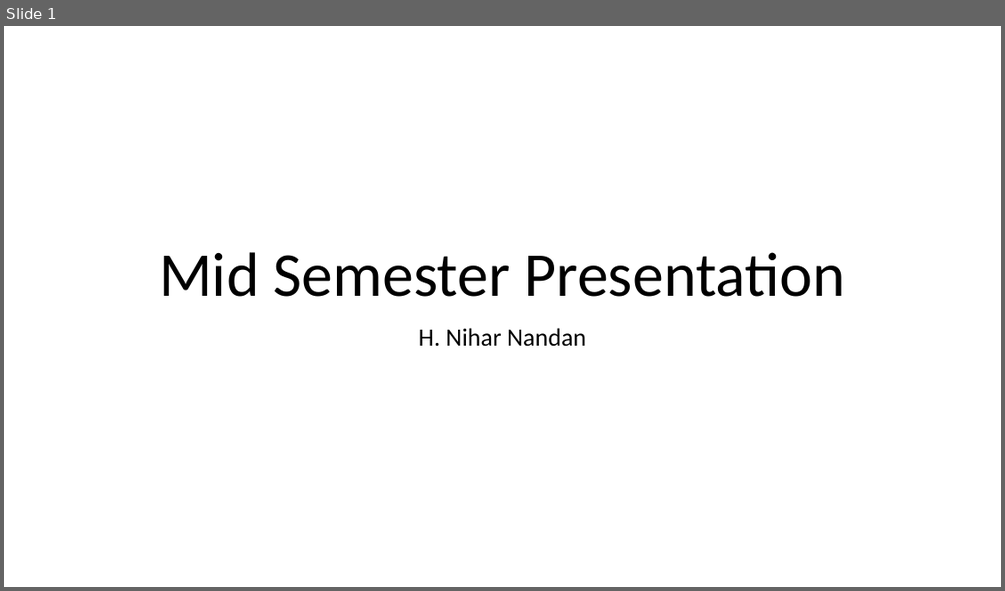
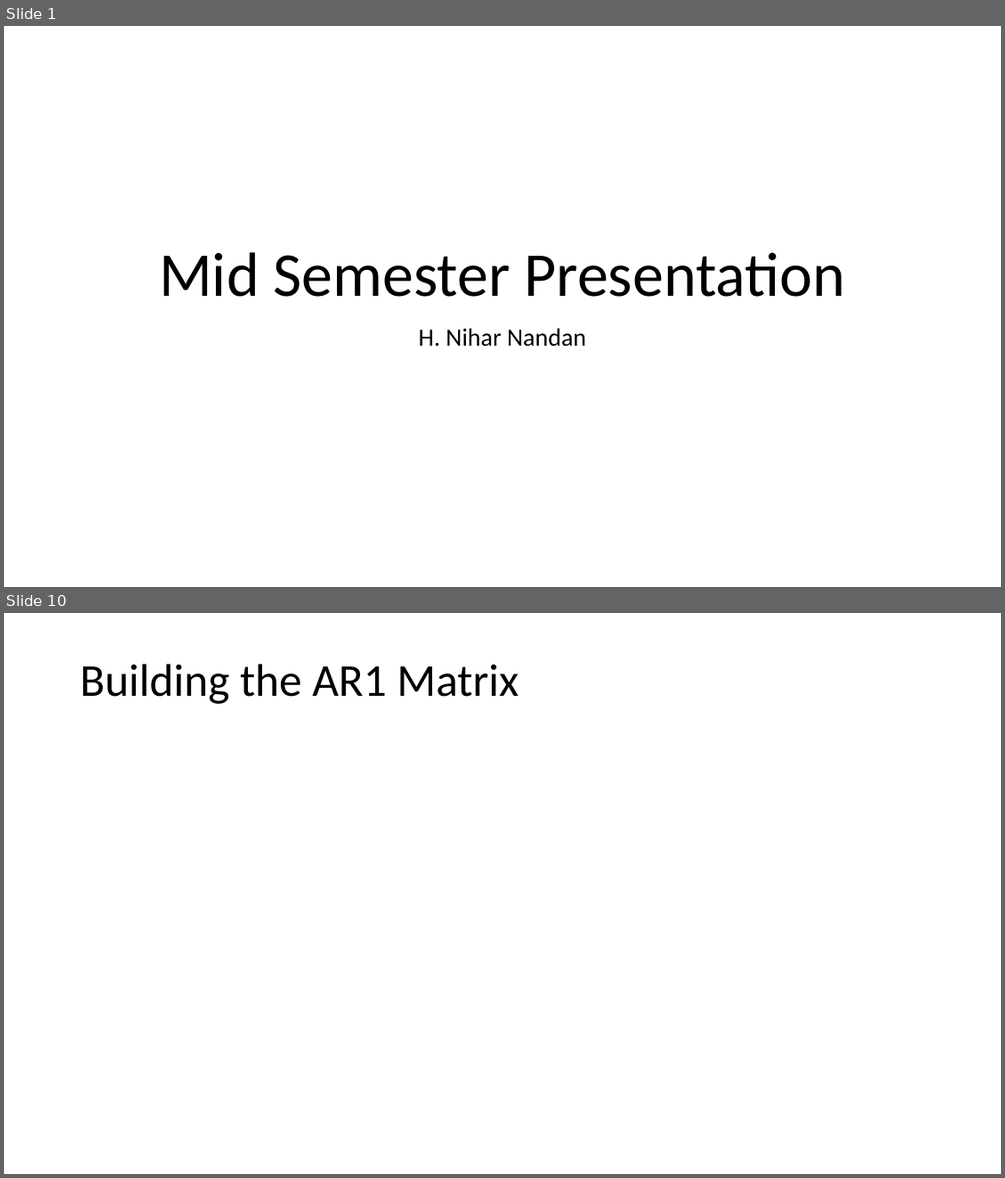
Before and after one commit to niharnandan/thesis, a slide deck: Mid Semester Presentation.pptx. Shown one above the other, each under a label of ours: slide 1 before the commit, slides 1 and 10 after it; the slides between them are not shown. The pictures are 1005x591 and 1005x1178 pixels, drawn with LibreOffice and Linux fonts; fonts in the diff are those of the drawing; grey boxes stand for pictures. Boxes give left, top, right and bottom in pixels: in the first picture for what was removed or moved away, otherwise in the second. Text is boxed around its words. In the diff, an @@ line names an element or a change of style, - is before the commit and + after.

```diff
--- a/Mid Semester Presentation.pptx
+++ b/Mid Semester Presentation.pptx
@@ slide 10 added at (x1=4, y1=613, x2=1001, y2=1174), background #FFFFFF @@
@@ title added at (x1=80, y1=664, x2=518, y2=704), 44 pt, text #000000 @@
+Building the AR1 Matrix
```
Also in this commit, not shown: 1 slide changed, 11 other slides added, 5 slides removed.
